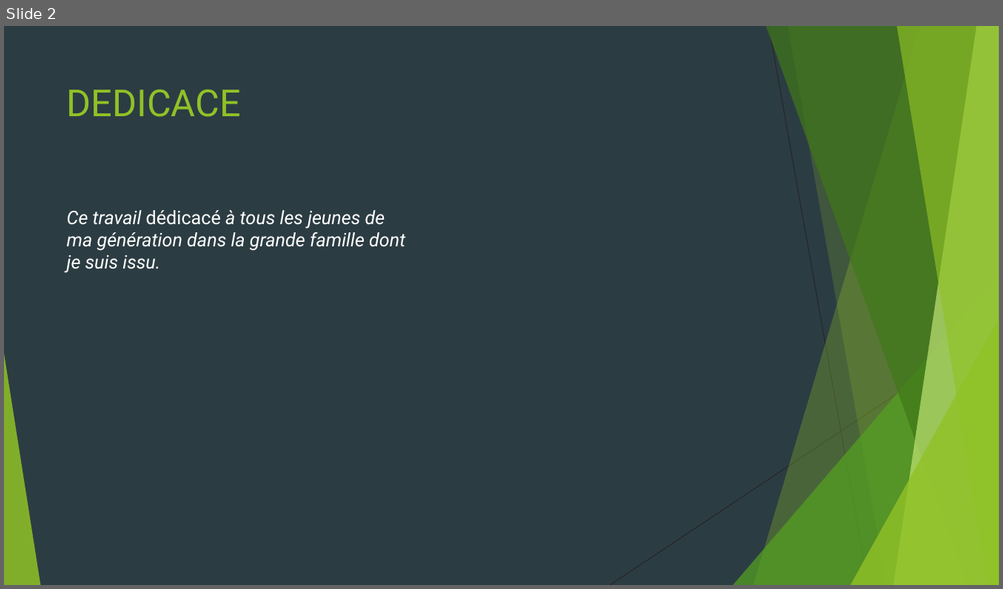
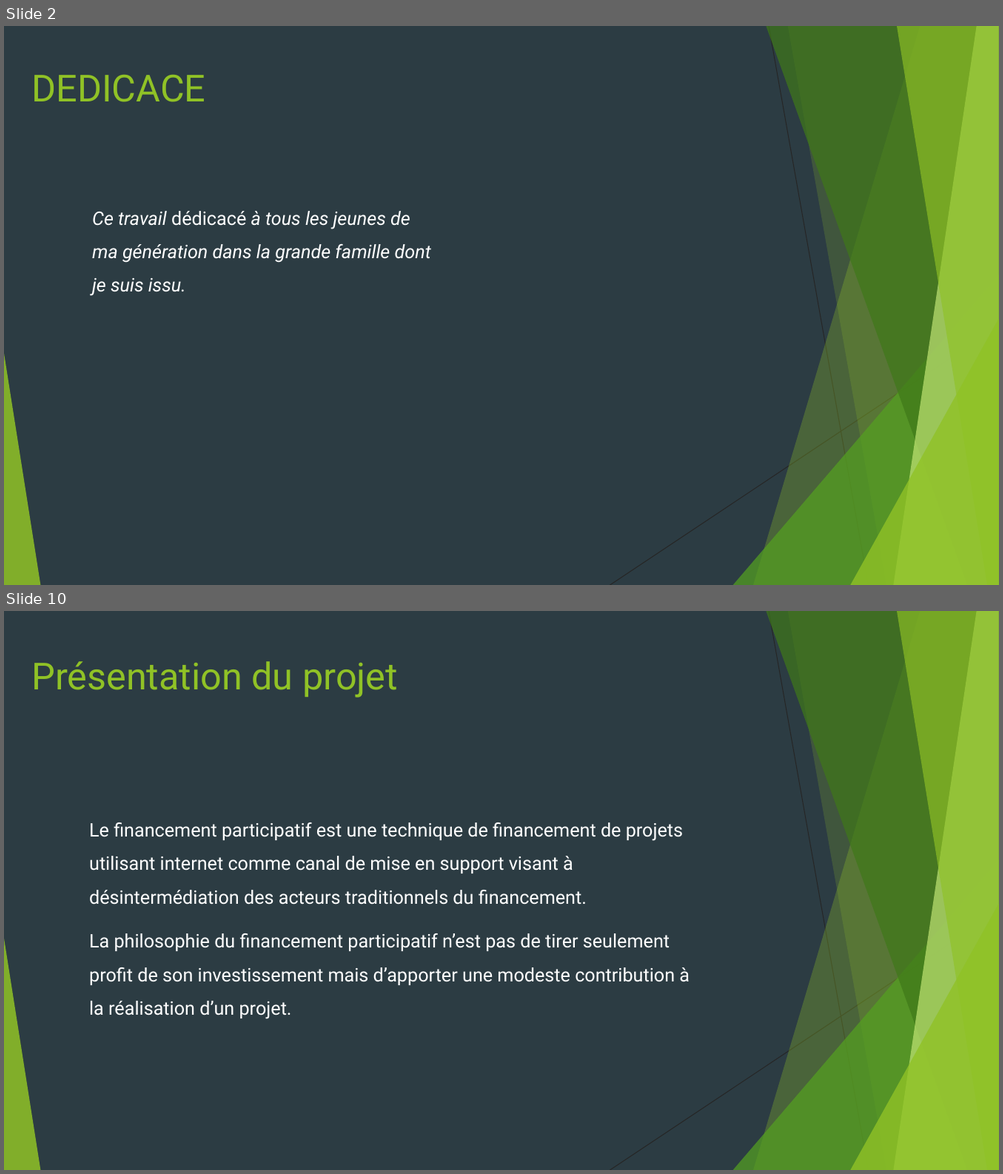
Before and after one commit to HeroNational/crowdfunding-App, a slide deck: rapport de stage/RApport de stage Slides.pptx. Shown one above the other, each under a label of ours: slide 2 before the commit, slides 2 and 10 after it; the slides between them are not shown. The pictures are 1003x589 and 1003x1174 pixels, drawn with LibreOffice and Linux fonts; fonts in the diff are those of the drawing. Boxes give left, top, right and bottom in pixels: in the first picture for what was removed or moved away, otherwise in the second. Text is boxed around its words. In the diff, an @@ line names an element or a change of style, - is before the commit and + after.

```diff
--- a/rapport de stage/RApport de stage Slides.pptx
+++ b/rapport de stage/RApport de stage Slides.pptx
@@ slide 10 added at <box>4,611,999,1170</box>, background #2C3C43; not listed: 10 template elements that a slide beside it also shows @@
@@ text added at <box>31,661,398,698</box>, 36 pt, text #90C226 @@
+Présentation du projet
@@ text added at <box>89,823,689,1019</box>, 18 pt, text #FFFFFF @@
+Le financement participatif est une technique de financement de projets utilisant internet comme canal de mise en support visant à désintermédiation des acteurs traditionnels du financement.
+La philosophie du financement participatif n’est pas de tirer seulement profit de son investissement mais d’apporter une modeste contribution à la réalisation d’un projet.
@@ slide 2 changed as well @@
@@ title "DEDICACE": place and size @@
-title "DEDICACE" at <box>67,90,241,117</box>
+title "DEDICACE" at <box>31,75,205,102</box>
@@ text "Ce travail dédicacé à tous ...": place and size @@
-text "Ce travail dédicacé à tous ..." at <box>67,210,405,272</box>
+text "Ce travail dédicacé à tous ..." at <box>92,211,431,295</box>
@@ text "Ce travail dédicacé à tous ..." at <box>92,211,431,295</box>: line spacing 1 to 1.5 @@
```
Also in this commit, not shown: 1 other slide changed, 10 other slides added, 4 other files.
